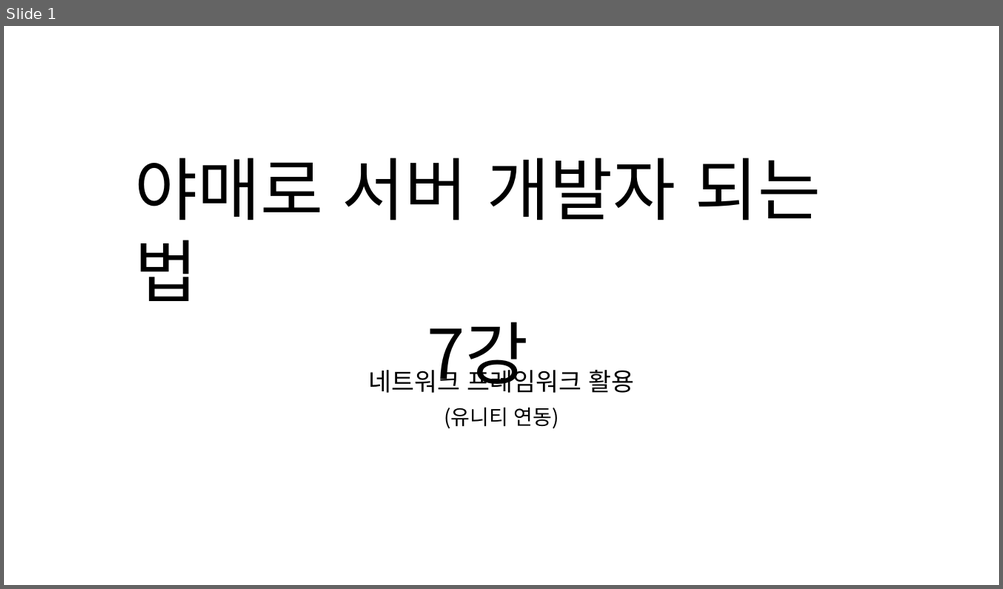
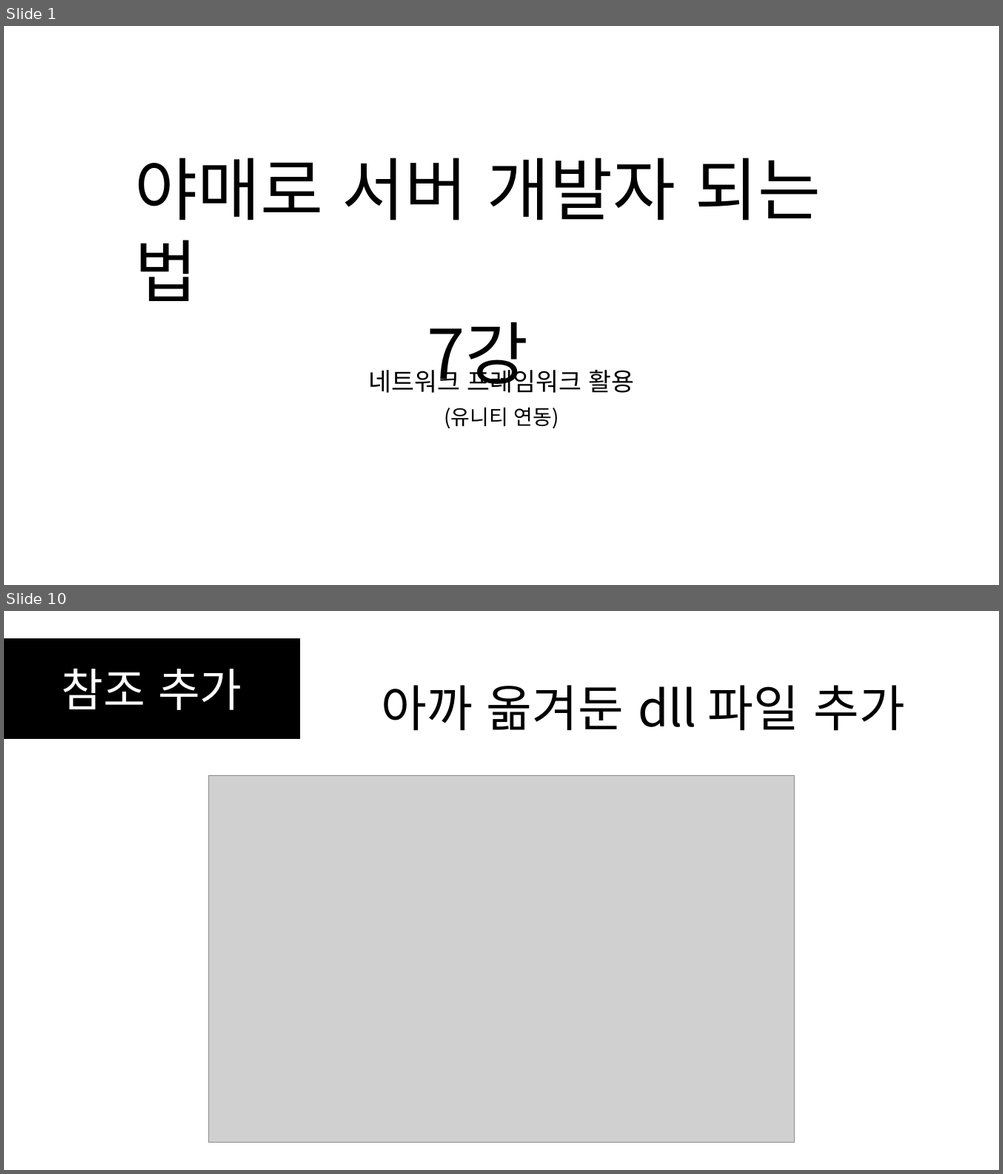
Before and after one commit to SEH00N/SDLU, a slide deck: ServerLecture/PT/7강 네트워크 프레임워크 활용.pptx. Shown one above the other, each under a label of ours: slide 1 before the commit, slides 1 and 10 after it; the slides between them are not shown. The pictures are 1003x589 and 1003x1174 pixels, drawn with LibreOffice and Linux fonts; fonts in the diff are those of the drawing; grey boxes stand for pictures. Boxes give left, top, right and bottom in pixels: in the first picture for what was removed or moved away, otherwise in the second. Text is boxed around its words. In the diff, an @@ line names an element or a change of style, - is before the commit and + after.

```diff
--- a/ServerLecture/PT/7강 네트워크 프레임워크 활용.pptx
+++ b/ServerLecture/PT/7강 네트워크 프레임워크 활용.pptx
@@ slide 10 added at (x1=4, y1=611, x2=999, y2=1170), background #FFFFFF @@
@@ rectangle added at (x1=4, y1=638, x2=299, y2=738), fill #000000, outline #000000 1 pt, 44 pt, text #FFFFFF @@
+참조 추가
@@ text added at (x1=381, y1=685, x2=905, y2=731), 48 pt, text #000000 @@
+아까 옮겨둔 dll 파일 추가
@@ picture added at (x1=208, y1=776, x2=794, y2=1143) @@
```
Also in this commit, not shown: 20 other slides added, 4 slides removed, 2 other files.
